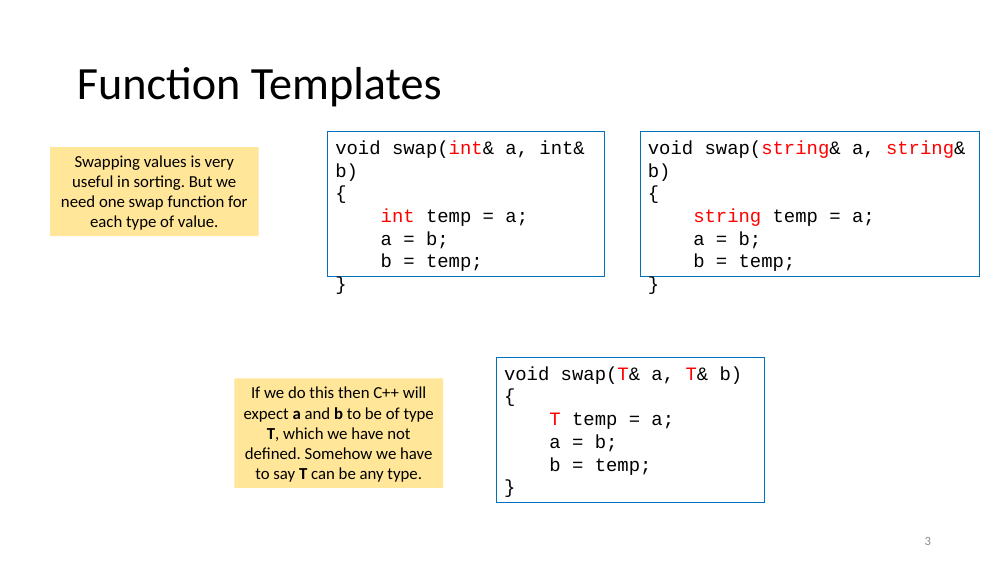
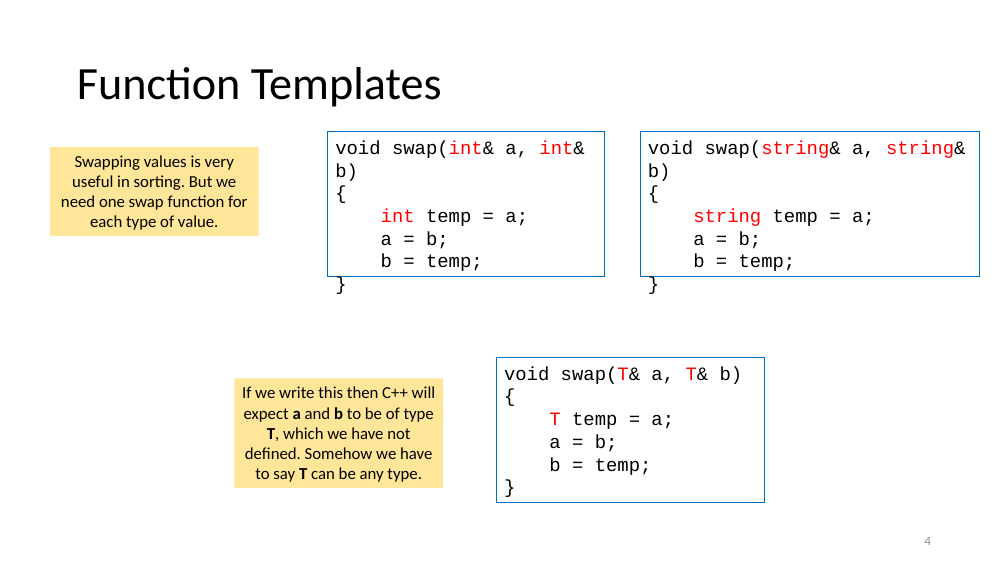
Before and after one commit to tjd1234/cmpt135spring2024, a slide deck: slide 4 of sample_code/week14/week14_cmpt135.pptx (slide 3 before the commit). Drawn at 1008x567 pixels with LibreOffice and Linux fonts; fonts in the diff are those of the drawing. Boxes give left, top, right and bottom in pixels: in the first picture for what was removed or moved away, otherwise in the second. Text is boxed around its words. In the diff, an @@ line names an element or a change of style, - is before the commit and + after.

```diff
--- a/sample_code/week14/week14_cmpt135.pptx
+++ b/sample_code/week14/week14_cmpt135.pptx
@@ rectangle "void swap(int& a, int& b) ..." at (x1=328, y1=132, x2=605, y2=277): text colour #000000 to #FF0000 in "int&" @@
@@ text in rectangle at (x1=242, y1=386, x2=435, y2=482): text changed @@
-If we do this then C++ will expect a and b to be of type T, which we have not defined. Somehow we have to say T can be any type.
+If we write this then C++ will expect a and b to be of type T, which we have not defined. Somehow we have to say T can be any type.
@@ page number at (x1=925, y1=537, x2=931, y2=545): text changed @@
-3
+4
```
Also in this commit, not shown: 8 other slides changed, 2 slides added, 2 other files.
